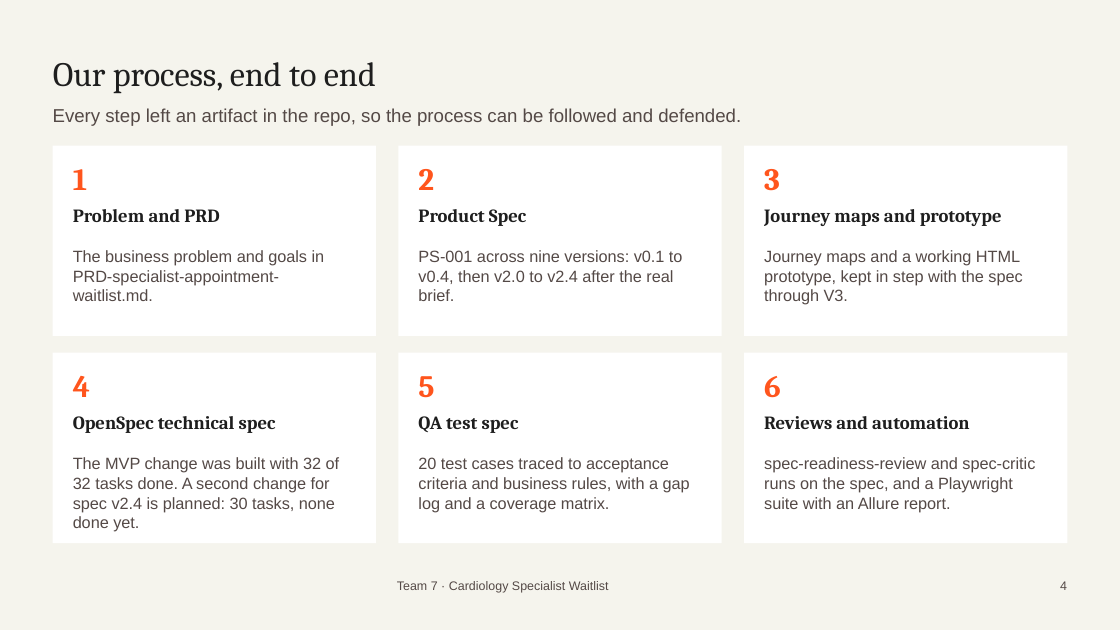
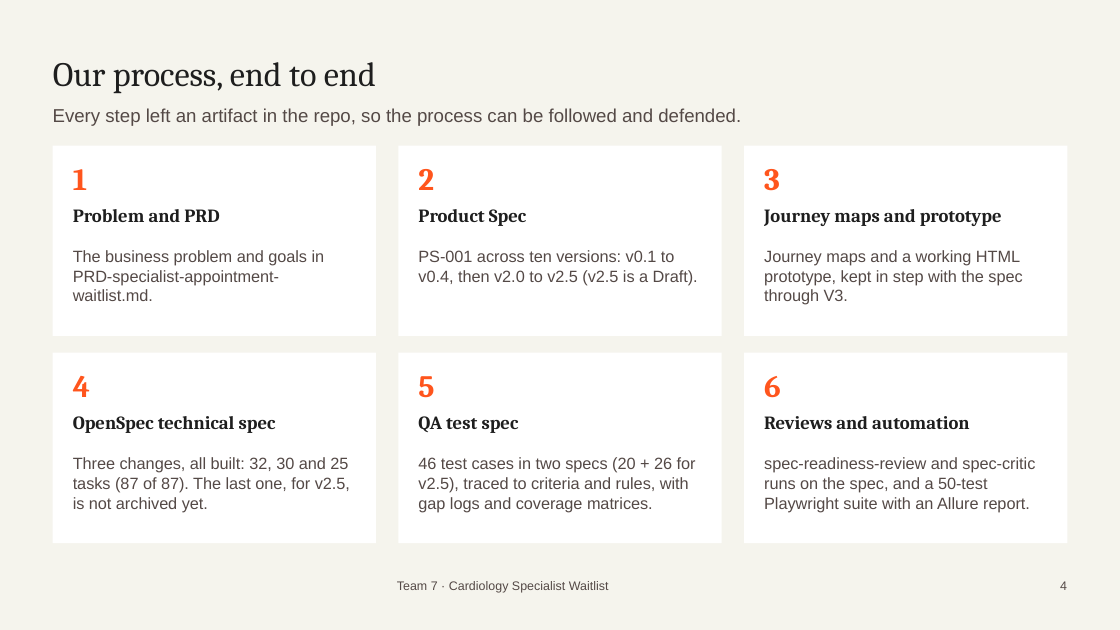
Before and after one commit to uangelesQ/hackaton_Specialist_Appointment_Scheduling_Waitlist-, a slide deck: slide 4 of docs/hackathon-presentation.pptx. Drawn at 1120x630 pixels with LibreOffice and Linux fonts; fonts in the diff are those of the drawing; background and template pictures are left out. Boxes give left, top, right and bottom in pixels: in the first picture for what was removed or moved away, otherwise in the second. Text is boxed around its words. In the diff, an @@ line names an element or a change of style, - is before the commit and + after.

Commit message:
Updated playwright version

```diff
--- a/docs/hackathon-presentation.pptx
+++ b/docs/hackathon-presentation.pptx
@@ text at [418,250,698,286]: text changed @@
-PS-001 across nine versions: v0.1 to v0.4, then v2.0 to v2.4 after the real brief.
+PS-001 across ten versions: v0.1 to v0.4, then v2.0 to v2.5 (v2.5 is a Draft).
@@ text at [73,457,350,512]: text changed @@
-The MVP change was built with 32 of 32 tasks done. A second change for spec v2.4 is planned: 30 tasks, none done yet.
+Three changes, all built: 32, 30 and 25 tasks (87 of 87). The last one, for v2.5, is not archived yet.
@@ text at [418,457,696,512]: text changed @@
-20 test cases traced to acceptance criteria and business rules, with a gap log and a coverage matrix.
+46 test cases in two specs (20 + 26 for v2.5), traced to criteria and rules, with gap logs and coverage matrices.
@@ text at [764,457,1035,512]: text changed @@
-spec-readiness-review and spec-critic runs on the spec, and a Playwright suite with an Allure report.
+spec-readiness-review and spec-critic runs on the spec, and a 50-test Playwright suite with an Allure report.
```
Also in this commit, not shown: 5 other slides changed, 35 other files.
